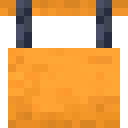
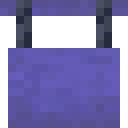
The second 128x128 image is a revision of the first. Changes to its layers:
added layer "Amethyst Deceiver" above "Honey" over [0, 0, 128, 128]
